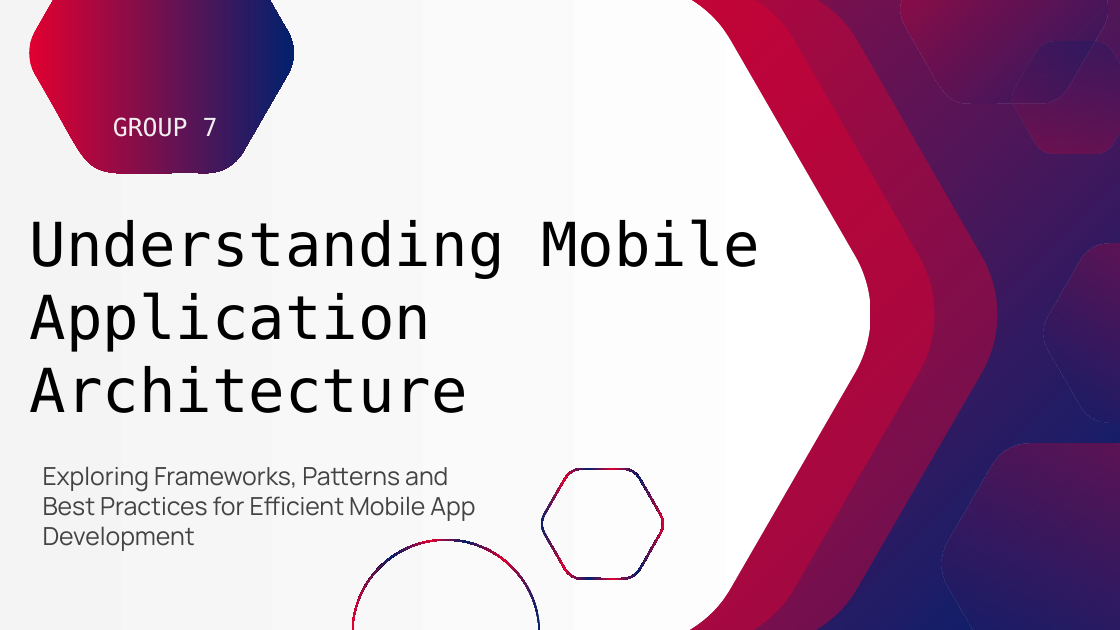
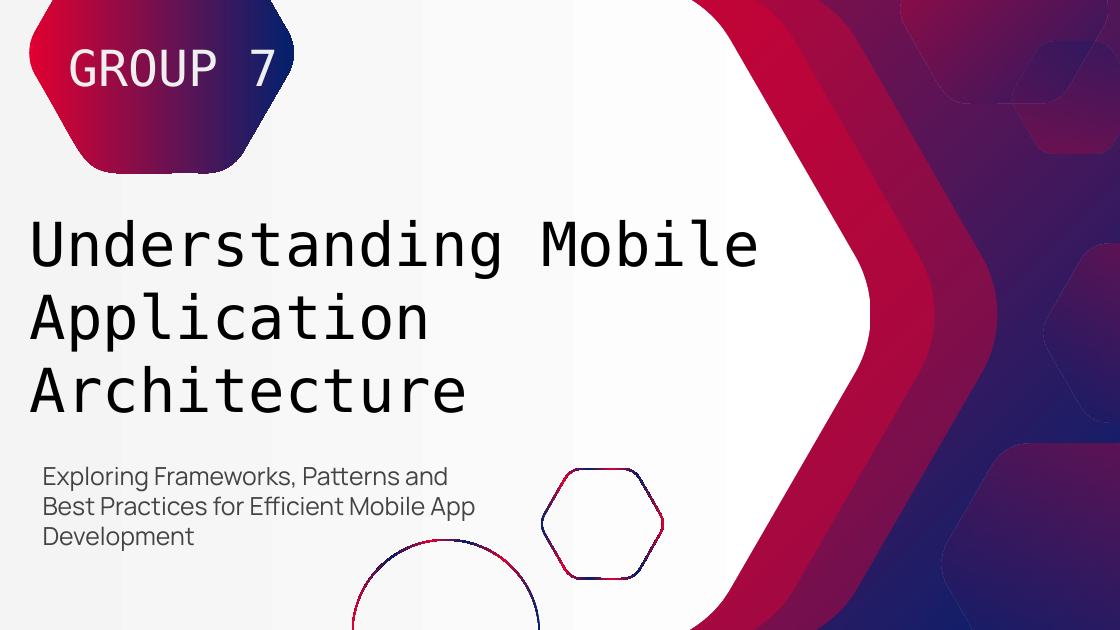
Before and after one commit to YannKamche/CEF-440-Internet-and-Mobile-Programming, a slide deck: slide 1 of Task 1/Mobile App Pitch Deck.pptx. Drawn at 1120x630 pixels with LibreOffice and Linux fonts; fonts in the diff are those of the drawing. Boxes give left, top, right and bottom in pixels: in the first picture for what was removed or moved away, otherwise in the second. Text is boxed around its words. In the diff, an @@ line names an element or a change of style, - is before the commit and + after.

```diff
--- a/Task 1/Mobile App Pitch Deck.pptx
+++ b/Task 1/Mobile App Pitch Deck.pptx
@@ title "GROUP 7" moved from (x1=113, y1=115, x2=218, y2=142) to (x1=69, y1=45, x2=278, y2=97) @@
@@ title "GROUP 7" at (x1=69, y1=45, x2=278, y2=97): size 16 to 32 pt @@
```
Also in this commit, not shown: 15 other slides changed, 1 other file.
